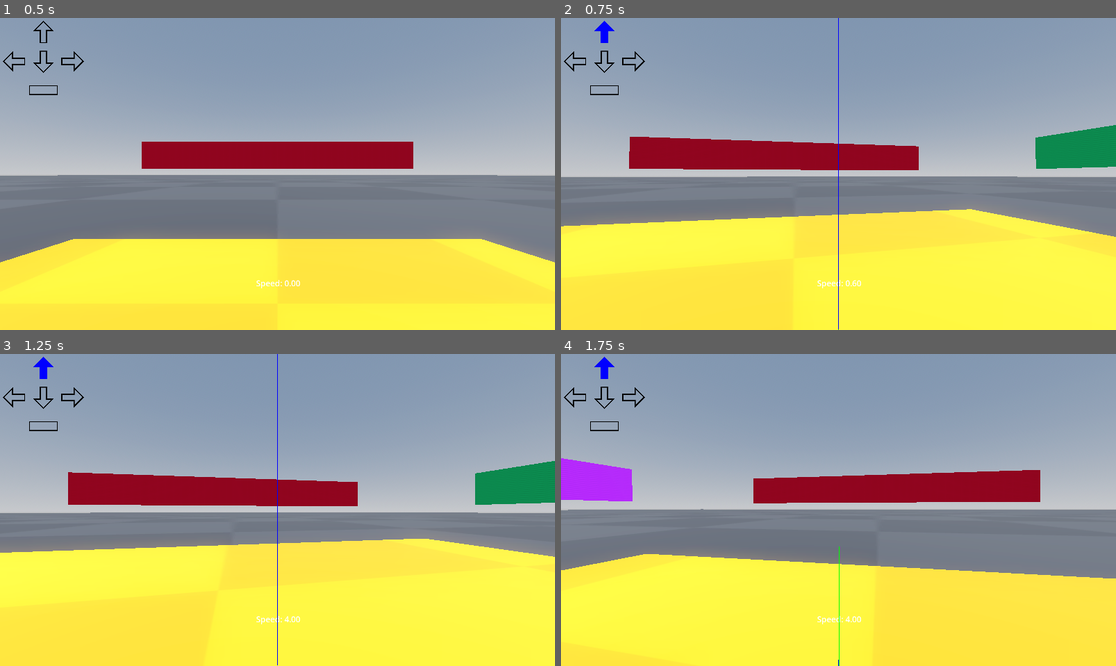
Above: before the commit, frames 1-4 (two rows, left to right).
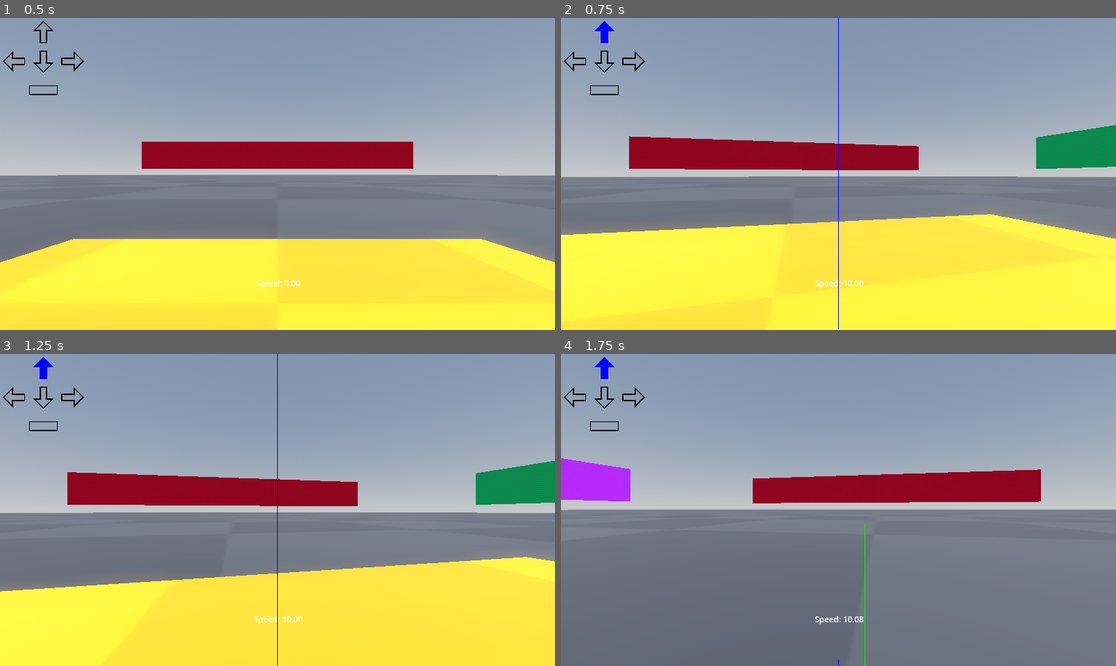
Above: after the commit, the same moments.

Repository: darichey/gibfest
Game: Godot game, scene res://Level.tscn
Same seed, same stepped clock (60 frames per second), same inputs: the game is played once before the commit and once after it.
Inputs (mouse positions are in pixels of both pictures, inside the frame that each line leads up to):
- Up to frame 1 (0.5 s): no input
- Up to frame 2 (0.75 s): move the mouse to (866, 174) at 0.52 s; hold W (move_forward) from 0.53 s (still down)
- Up to frame 3 (1.25 s): keep holding W (move_forward); tap Space (move_jump) at 0.77 s
- Up to frame 4 (1.75 s): keep holding W (move_forward); move the mouse to (810, 510) at 1.27 s; tap Space (move_jump) at 1.52 s

Frame 1 is identical in both runs. In frame 2, 2.0% of the frame differs, in the area x 0-100%, y 37-100%; in frame 3, 9.1%; in frame 4, 32%, in the area x 0-100%, y 33-100%.

Commit message:
More movement experiments

Diff:
--- a/game/Player.gd
+++ b/game/Player.gd
@@ -21,7 +21,7 @@
 
 	debug_wishdir = wishdir
 
-	velocity = QuakeMovement.move(velocity, Vector2(wishdir.x, wishdir.z), is_on_floor(), delta)
+	velocity = QuakeMovement.move(velocity, wishdir, is_on_floor(), delta)
 	move_and_slide()
 
 func toggle_debug() -> void:
--- a/game/QuakeMovement.gd
+++ b/game/QuakeMovement.gd
@@ -1,55 +1,46 @@
 extends Object
 class_name QuakeMovement
 
-const MAX_GROUND_SPEED := 6
-const MAX_AIR_SPEED := 0.6
-const ACCELERATE := 10 * MAX_GROUND_SPEED
-const FRICTION := ACCELERATE / 4
+### horizontal movement ###
+const WALK_SPEED: float = 10
+const FRICTION: float = 4
+const STOP_SPEED: float = 100
+const MAX_SPEED: float = 320
+const ACCELERATE: float = 100
 
-static func apply_friction(cur_vel: Vector2, delta: float) -> Vector2:
+static func apply_friction(cur_vel: Vector3, delta: float) -> Vector3:
 	var speed := cur_vel.length()
 	if speed < 1:
-		return Vector2.ZERO
+		return Vector3.ZERO
 
 	var drop := speed * FRICTION * delta
 	return cur_vel * max(speed - drop, 0) / speed
 
-static func accelerate(cur_vel: Vector2, wishdir: Vector2, max_speed: float, delta: float) -> Vector2:
-	var current_speed := cur_vel.dot(wishdir)
-	var add_speed := clampf(max_speed - current_speed, 0, ACCELERATE * delta)
-	return cur_vel + add_speed * wishdir
+static func accelerate(cur_vel: Vector3, wishdir: Vector3, max_speed: float, delta: float) -> Vector3:
+	var currentspeed := cur_vel.dot(wishdir)
+	var addspeed := WALK_SPEED - currentspeed
+	if addspeed <= 0:
+		return cur_vel
+	var accelspeed := minf(ACCELERATE * WALK_SPEED * delta, addspeed)
+	return cur_vel + accelspeed * wishdir
 
-static func move_horizontal(cur_vel: Vector2, wishdir: Vector2, onground: bool, delta: float) -> Vector2:
+static func move_horizontal(cur_vel: Vector3, wishdir: Vector3, onground: bool, delta: float) -> Vector3:
+	var cur_vel_xz = Plane.PLANE_XZ.project(cur_vel)
 	var new_vel := cur_vel
 	if onground:
 		new_vel = apply_friction(new_vel, delta)
-		new_vel = accelerate(new_vel, wishdir, MAX_GROUND_SPEED, delta)
+		new_vel = accelerate(new_vel, wishdir, MAX_SPEED, delta)
 	else:
-		new_vel = accelerate(new_vel, wishdir, MAX_AIR_SPEED, delta)
+		new_vel = accelerate(new_vel, wishdir, MAX_SPEED, delta)
 
 	return new_vel
 
-static func move_vertical(cur_speed: float, onground: bool, delta: float) -> float:
-	return get_next_gravity_velocity(cur_speed, onground, delta) + get_next_jump_velocity(onground, delta)
-
-static func move(cur_vel: Vector3, wishdir: Vector2, onground: bool, delta: float) -> Vector3:
-	var cur_vel_xz = Plane.PLANE_XZ.project(cur_vel)
-
-	var horizonal := move_horizontal(Vector2(cur_vel_xz.x, cur_vel_xz.z), wishdir, onground, delta)
-	var vertical := move_vertical(cur_vel.y, onground, delta)
-
-	return Vector3(
-		horizonal.x,
-		vertical,
-		horizonal.y
-	)
-
-#########
+### vertical movement ###
 const AUTO_HOP := true
 const JUMP_SPEED := 4.5
 static var gravity = ProjectSettings.get_setting("physics/3d/default_gravity")
 
-static func get_next_gravity_velocity(cur_speed: float, onground: bool, delta: float) -> float:
+static func apply_gravity(cur_speed: float, onground: bool, delta: float) -> float:
 	if onground:
 		return 0
 	else:
@@ -61,8 +52,22 @@
 	else:
 		return Input.is_action_just_pressed("move_jump") and onground
 
-static func get_next_jump_velocity(onground: bool, delta: float) -> float:
+static func apply_jump(onground: bool, delta: float) -> float:
 	if should_jump(onground):
 		return JUMP_SPEED
 	else:
 		return 0
+
+static func move_vertical(cur_speed: float, onground: bool, delta: float) -> float:
+	return apply_gravity(cur_speed, onground, delta) + apply_jump(onground, delta)
+
+### movement ###
+static func move(cur_vel: Vector3, wishdir: Vector3, onground: bool, delta: float) -> Vector3:
+	var horizonal := move_horizontal(cur_vel, wishdir, onground, delta)
+	var vertical := move_vertical(cur_vel.y, onground, delta)
+
+	return Vector3(
+		horizonal.x,
+		vertical,
+		horizonal.z
+	)
